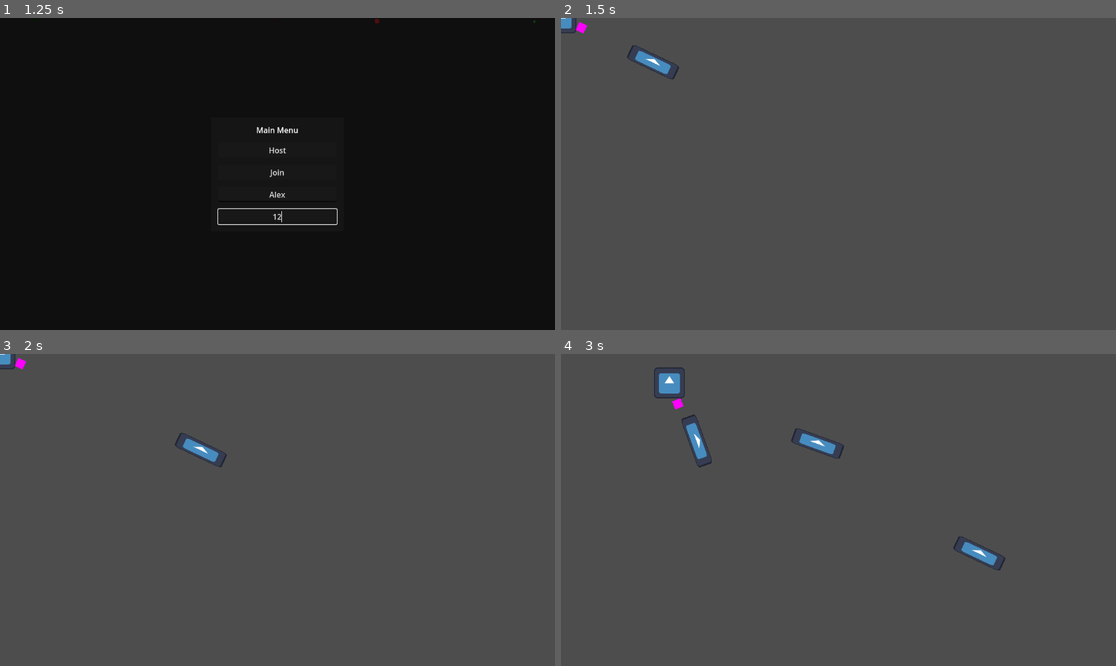
Above: before the commit, frames 1-4 (two rows, left to right).
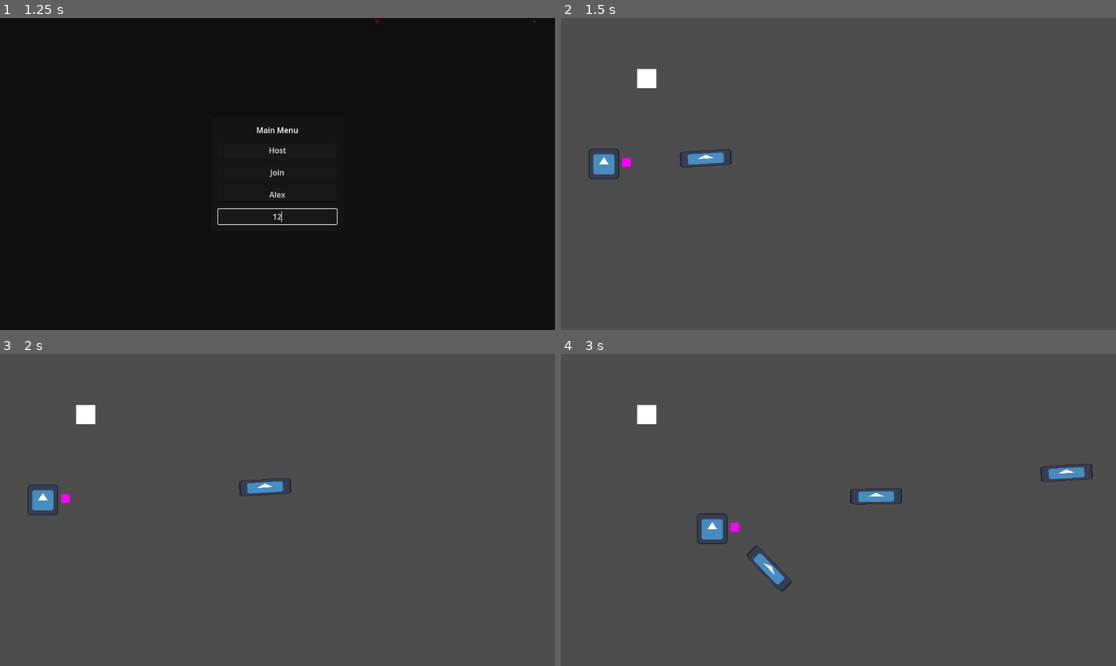
Above: after the commit, the same moments.

Repository: Pkepowicz/Infinite-Onslaught
Game: Godot game, scene res://assets/scenes/world.tscn
The game is run twice, just before and just after one commit, with the same random seed, the same clock (stepped at 60 frames per second) and the same inputs. The engine's default icon, where the game draws it, is replaced by a stand-in: a white triangle on a blue panel in a dark square.
Inputs (mouse positions are in pixels of both pictures, inside the frame that each line leads up to):
- Up to frame 1 (1.25 s): click (277, 192) at 0.52 s; type "Alex" at 0.6 s; click (277, 217) at 0.75 s; type "12" at 0.83 s
- Up to frame 2 (1.5 s): click "Host" at 1.25 s
- Up to frame 3 (2 s): no input
- Up to frame 4 (3 s): move the mouse to (960, 494) at 2.02 s; hold Right (ui_right) 2.03-2.78 s; click (960, 494) at 2.1 s; move the mouse to (727, 525) at 2.77 s; hold Down (ui_down) from 2.78 s (still down); click (727, 525) at 2.85 s

Frame 1 is identical in both runs. In frame 2, 1.3% of the frame differs, in the area x 0-31%, y 0-52%; in frame 3, 1.3%; in frame 4, 2.8%, in the area x 13-96%, y 4-77%.

Commit message:
spawn_point changes

Diff:
--- /dev/null
+++ b/assets/Levels/level.gd
@@ -0,0 +1,22 @@
+extends Node2D
+
+@onready var spawn_points = $SpawnPoints.get_children()
+## minimum distance of spawn point to another player to be able
+## to spawn new player on this spawn point
+@export var min_spawn_separation_distance: float
+
+func spawn_player(player_to_spawn)-> void:
+	for point in spawn_points:
+		if point.can_spawn_here():
+			player_to_spawn.position = point.position
+			add_child(player_to_spawn)
+
+
+# Called when the node enters the scene tree for the first time.
+func _ready() -> void:
+	pass # Replace with function body.
+
+
+# Called every frame. 'delta' is the elapsed time since the previous frame.
+func _process(delta: float) -> void:
+	pass
--- /dev/null
+++ b/assets/Levels/level1.tscn
@@ -0,0 +1,24 @@
+[gd_scene load_steps=3 format=3 uid="uid://bk1g078p7iohx"]
+
+[ext_resource type="Script" path="res://assets/Levels/level.gd" id="1_hio7e"]
+[ext_resource type="PackedScene" uid="uid://imyvhyhcgcyl" path="res://assets/Levels/spawn_point.tscn" id="2_jop0o"]
+
+[node name="Level" type="Node2D"]
+script = ExtResource("1_hio7e")
+
+[node name="SpawnPoints" type="Node" parent="."]
+
+[node name="SpawnPoint" parent="SpawnPoints" instance=ExtResource("2_jop0o")]
+position = Vector2(300, 138)
+
+[node name="SpawnPoint2" parent="SpawnPoints" instance=ExtResource("2_jop0o")]
+position = Vector2(570, 183)
+
+[node name="SpawnPoint3" parent="SpawnPoints" instance=ExtResource("2_jop0o")]
+position = Vector2(89, 303)
+
+[node name="ColorRect" type="ColorRect" parent="."]
+offset_left = 158.0
+offset_top = 106.0
+offset_right = 198.0
+offset_bottom = 146.0
--- /dev/null
+++ b/assets/Levels/spawn_point.gd
@@ -0,0 +1,11 @@
+extends Node2D
+
+@export var spawn_prevention_radius: float = 2
+
+func can_spawn_here()-> bool:
+	var objects_in_range = $Area2D.get_overlapping_areas()
+	for obj in objects_in_range:
+		if obj.get_parent().get_parent().is_in_group("Player"):
+			print("point already occupied")
+			return false
+	return true
--- /dev/null
+++ b/assets/Levels/spawn_point.tscn
@@ -0,0 +1,14 @@
+[gd_scene load_steps=3 format=3 uid="uid://imyvhyhcgcyl"]
+
+[ext_resource type="Script" path="res://assets/Levels/spawn_point.gd" id="1_d25i5"]
+
+[sub_resource type="CircleShape2D" id="CircleShape2D_e2t0k"]
+radius = 27.0185
+
+[node name="SpawnPoint" type="Node2D"]
+script = ExtResource("1_d25i5")
+
+[node name="Area2D" type="Area2D" parent="."]
+
+[node name="CollisionShape2D" type="CollisionShape2D" parent="Area2D"]
+shape = SubResource("CircleShape2D_e2t0k")
--- /dev/null
+++ b/assets/player/Boxes/hit_box.tscn
@@ -0,0 +1,7 @@
+[gd_scene format=3 uid="uid://bjruntkvkehbs"]
+
+[node name="HitBox" type="Node2D"]
+
+[node name="Area2D" type="Area2D" parent="."]
+
+[node name="CollisionShape2D" type="CollisionShape2D" parent="Area2D"]
--- a/assets/player/player.tscn
+++ b/assets/player/player.tscn
@@ -1,8 +1,9 @@
-[gd_scene load_steps=7 format=3 uid="uid://ikci0cwvea7n"]
+[gd_scene load_steps=9 format=3 uid="uid://ikci0cwvea7n"]
 
 [ext_resource type="Script" path="res://assets/player/Player.gd" id="1_sjxtg"]
 [ext_resource type="PackedScene" uid="uid://hhg0e3ylkxlg" path="res://assets/player/weapons/bullet.tscn" id="2_3wu67"]
 [ext_resource type="Texture2D" uid="uid://c4two7ckobbve" path="res://assets/icon.svg" id="3_uey2i"]
+[ext_resource type="PackedScene" uid="uid://bjruntkvkehbs" path="res://assets/player/Boxes/hit_box.tscn" id="4_661v0"]
 
 [sub_resource type="RectangleShape2D" id="RectangleShape2D_8b4qh"]
 size = Vector2(134, 131)
@@ -12,12 +13,13 @@
 [sub_resource type="SceneReplicationConfig" id="SceneReplicationConfig_g3wg3"]
 properties/0/path = NodePath(".:position")
 properties/0/spawn = true
-properties/0/sync = true
-properties/0/watch = false
+properties/0/replication_mode = 1
 properties/1/path = NodePath("GunRotation:rotation")
 properties/1/spawn = true
-properties/1/sync = true
-properties/1/watch = false
+properties/1/replication_mode = 1
+
+[sub_resource type="CircleShape2D" id="CircleShape2D_6xo8u"]
+radius = 98.326
 
 [node name="Player" type="CharacterBody2D" groups=["Player"]]
 scale = Vector2(0.5, 0.5)
@@ -45,3 +47,10 @@
 
 [node name="MultiplayerSynchronizer" type="MultiplayerSynchronizer" parent="."]
 replication_config = SubResource("SceneReplicationConfig_g3wg3")
+
+[node name="HitBox" parent="." instance=ExtResource("4_661v0")]
+
+[node name="CollisionShape2D" parent="HitBox/Area2D" index="0"]
+shape = SubResource("CircleShape2D_6xo8u")
+
+[editable path="HitBox"]
--- a/assets/scenes/world.gd
+++ b/assets/scenes/world.gd
@@ -1,10 +1,14 @@
 extends Node2D
 
 @onready var address_entry = $MainMenu/MainMenu/MarginContainer/VBoxContainer/AddressEntry
+@onready var level = $Level
+
 
 const Player = preload("res://assets/player/player.tscn")
 const PORT = 2456
 var peer = WebSocketMultiplayerPeer.new()
+
+
 
 func _ready():
 	if '--server' in OS.get_cmdline_args():
@@ -15,6 +19,7 @@
 
 func host_server():
 	$MainMenu.hide()
+	level.show()
 
 	peer.create_server(PORT)
 	multiplayer.multiplayer_peer = peer
@@ -41,6 +46,7 @@
 		if is_connected:
 			multiplayer.multiplayer_peer = peer
 			$MainMenu.hide()
+			level.show()
 		else:
 			connection_error("Connection timed out")
 
@@ -60,7 +66,8 @@
 	print("Connected: " + str(peer_id) )
 	var player = Player.instantiate()
 	player.name = str(peer_id)
-	add_child(player)
+	level.spawn_player(player)
+	#add_child(player)
 
 func remove_player(peer_id):
 	print("Disconnected: " + str(peer_id) )
--- a/assets/scenes/world.tscn
+++ b/assets/scenes/world.tscn
@@ -1,10 +1,11 @@
-[gd_scene load_steps=14 format=3 uid="uid://cmneeqglrbfky"]
+[gd_scene load_steps=15 format=3 uid="uid://cmneeqglrbfky"]
 
 [ext_resource type="Script" path="res://assets/scenes/world.gd" id="1_e253m"]
 [ext_resource type="Shader" path="res://assets/Client/background.gdshader" id="2_5jmin"]
 [ext_resource type="Texture2D" uid="uid://cprcicf4r003o" path="res://assets/Client/loadingCircle/circle.png" id="2_ugrpp"]
 [ext_resource type="Script" path="res://assets/Client/Particles.gd" id="3_q8mmu"]
 [ext_resource type="Script" path="res://assets/Client/loadingCircle/TextureProgressBar.gd" id="3_wr7ma"]
+[ext_resource type="PackedScene" uid="uid://bk1g078p7iohx" path="res://assets/Levels/level1.tscn" id="6_p7gqs"]
 
 [sub_resource type="ShaderMaterial" id="ShaderMaterial_g5avr"]
 shader = ExtResource("2_5jmin")
@@ -26,16 +27,14 @@
 
 [sub_resource type="ParticleProcessMaterial" id="ParticleProcessMaterial_53kfw"]
 lifetime_randomness = 0.26
+particle_flag_disable_z = true
 emission_shape = 3
 emission_box_extents = Vector3(1, 1, 1)
-particle_flag_disable_z = true
 spread = 180.0
-gravity = Vector3(0, 50, 0)
 initial_velocity_max = 35.0
 angular_velocity_min = -15.0
 angular_velocity_max = 15.0
-orbit_velocity_min = 0.0
-orbit_velocity_max = 0.0
+gravity = Vector3(0, 50, 0)
 scale_max = 10.0
 scale_curve = SubResource("CurveTexture_0gkpd")
 color = Color(0.141176, 0.92549, 0.231373, 1)
@@ -43,16 +42,14 @@
 
 [sub_resource type="ParticleProcessMaterial" id="ParticleProcessMaterial_5mr8v"]
 lifetime_randomness = 0.26
+particle_flag_disable_z = true
 emission_shape = 3
 emission_box_extents = Vector3(1, 1, 1)
-particle_flag_disable_z = true
 spread = 180.0
-gravity = Vector3(0, 50, 0)
 initial_velocity_max = 35.0
 angular_velocity_min = -15.0
 angular_velocity_max = 15.0
-orbit_velocity_min = 0.0
-orbit_velocity_max = 0.0
+gravity = Vector3(0, 50, 0)
 scale_max = 10.0
 scale_curve = SubResource("CurveTexture_0gkpd")
 color = Color(0.945098, 0.172549, 0.164706, 1)
@@ -180,5 +177,10 @@
 _spawnable_scenes = PackedStringArray("res://assets/player/player.tscn")
 spawn_path = NodePath("..")
 
+[node name="Level" parent="." instance=ExtResource("6_p7gqs")]
+visible = false
+
 [connection signal="button_down" from="MainMenu/MainMenu/MarginContainer/VBoxContainer/HostButton" to="." method="_on_host_button_button_down"]
 [connection signal="button_down" from="MainMenu/MainMenu/MarginContainer/VBoxContainer/JoinButton" to="." method="_on_join_button_button_down"]
+
+[editable path="Level"]
--- a/project.godot
+++ b/project.godot
@@ -12,7 +12,7 @@
 
 config/name="Infinite Onslaught"
 run/main_scene="res://assets/scenes/world.tscn"
-config/features=PackedStringArray("4.1", "GL Compatibility")
+config/features=PackedStringArray("4.2", "GL Compatibility")
 config/icon="res://assets/icon.svg"
 
 [input]
